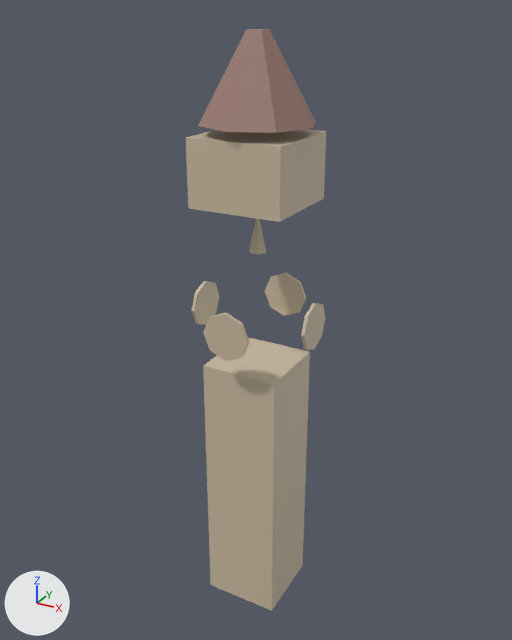
The glTF model public/studio/v2.15.0/d_bigben/model.glb as it was, and as the next commit left it.
Rendered twice from a 50 mm camera at (5.44, -9.95, 10.72) aimed at (-0.12, 0.16, 5.66). The lights are fixed; the arrows at lower left show +X, +Y and +Z. The first picture is the older version. Where no turn or scale is listed for an object, it has been applied to the vertices.

The first picture shows 'part0', 'part1', 'part2', 'part3', 'part4', 'part5', 'part6' and 1 more.
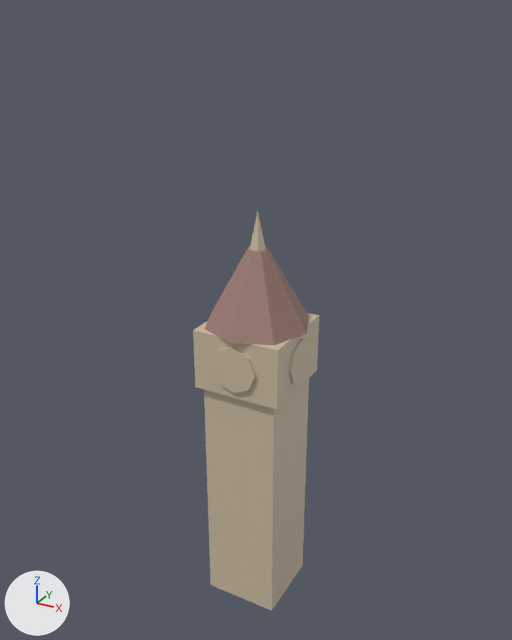
What differs and where, as boxes [x1, y1, x2, y2] in the pictures (512 x 640 px):
'part1', moved: before [186, 129, 326, 222]; after [193, 313, 319, 410]
'part6', moved: before [198, 29, 315, 133]; after [204, 247, 309, 345]
'part5', moved: before [203, 312, 250, 361]; after [211, 347, 256, 393]
'part2', moved: before [301, 303, 325, 350]; after [288, 339, 312, 384]
'part4', moved (not visible afterwards): before [265, 273, 306, 316]
'part3', moved (not visible afterwards): before [192, 281, 219, 325]

What the commit changed:
me_geometry_1 is used by ob_part1; location (0.0, 0.0, 0.0).
me_geometry_1 had 8 vertices, 12 faces and spanned x -0.81..0.81, y -0.81..0.81, z 7.82..8.92.
me_geometry_1 now has 8 vertices, 12 faces and spans x -0.81..0.81, y -0.81..0.81, z 4.6..5.7.
me_geometry_1 part 1: the whole mesh is moved by (0.0, 0.0, -3.22).
me_geometry_2 is used by ob_part2; location (0.0, 0.0, 0.0).
me_geometry_2 had 18 vertices, 32 faces and spanned x 1.034..1.094, y -0.42..0.42, z 5.438..6.278.
me_geometry_2 now has 18 vertices, 32 faces and spans x 0.81..0.87, y -0.42..0.42, z 4.73..5.57.
me_geometry_2 part 2: the whole mesh is moved by (-0.224, 0.0, -0.708).
me_geometry_3 is used by ob_part3; location (0.0, 0.0, 0.0).
me_geometry_3 had 18 vertices, 32 faces and spanned x -1.094..-1.034, y -0.42..0.42, z 5.438..6.278.
me_geometry_3 now has 18 vertices, 32 faces and spans x -0.87..-0.81, y -0.42..0.42, z 4.73..5.57.
me_geometry_3 part 3: the whole mesh is moved by (0.224, 0.0, -0.708).
me_geometry_4 is used by ob_part4; location (0.0, 0.0, 0.0).
me_geometry_4 had 18 vertices, 32 faces and spanned x -0.42..0.42, y 1.034..1.094, z 5.438..6.278.
me_geometry_4 now has 18 vertices, 32 faces and spans x -0.42..0.42, y 0.81..0.87, z 4.73..5.57.
me_geometry_4 part 4: the whole mesh is moved by (0.0, -0.224, -0.708).
me_geometry_5 is used by ob_part5; location (0.0, 0.0, 0.0).
me_geometry_5 had 18 vertices, 32 faces and spanned x -0.42..0.42, y -1.094..-1.034, z 5.438..6.278.
me_geometry_5 now has 18 vertices, 32 faces and spans x -0.42..0.42, y -0.87..-0.81, z 4.73..5.57.
me_geometry_5 part 5: the whole mesh is moved by (0.0, 0.224, -0.708).
me_geometry_6 is used by ob_part6; location (0.0, 0.0, 0.0).
me_geometry_6 had 18 vertices, 32 faces and spanned x -0.95..0.95, y -0.95..0.95, z 9.08..10.43.
me_geometry_6 now has 18 vertices, 32 faces and spans x -0.95..0.95, y -0.95..0.95, z 5.7..7.05.
me_geometry_6 part 6: the whole mesh is moved by (0.0, 0.0, -3.38).
